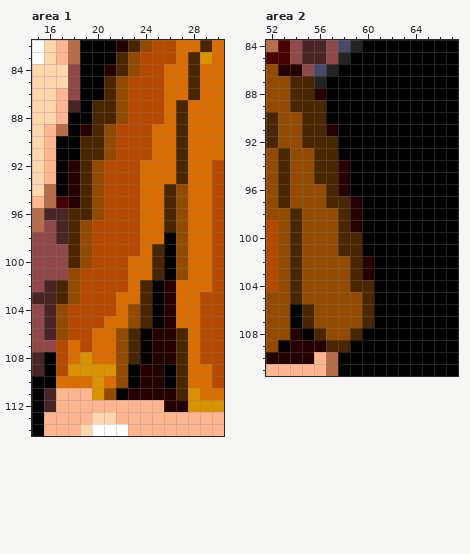
Pixel-art file -- src/testrom/res/_ignore/detective_piet/10_msx.aseprite. Above is the file before it was changed.
69x198 pixels, 1 frame. Colours within 5 levels of each other are drawn and written as one. Shown: area 1: x 15..30, y 82..114; area 2: x 52..67, y 84..111. The commit also changed other parts of the picture, which this record leaves out.
And afterwards:
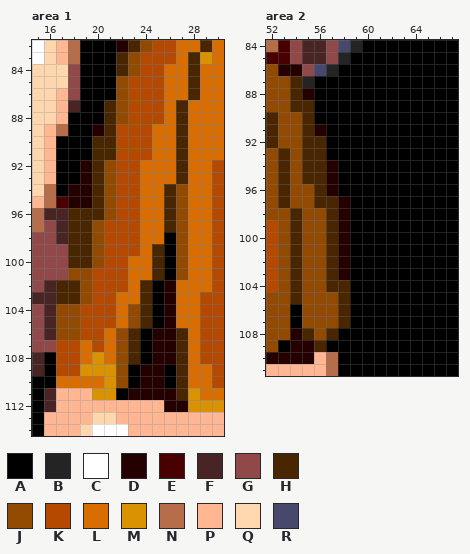
Palette (. is transparent): A #000000  B #242424  C #ffffff  D #250000  E #490000  F #482424  G #914848  H #492500  J #924900  K #b64900  L #da6d00  M #da9200  N #b66d49  P #ffb691  Q #ffd7ae  R #48486d
Difference:
Area 1, layer "Rokje":
y 84: x 21 D -> A
y 85..86: x 21 H -> A
y 87..88: x 20 H -> A
y 89: x 19..21 DHJ -> ADH
y 90..91: x 19 H -> A; x 21 J -> H
y 92..93: x 18..21 DHJK -> ADHJ
y 94..95: x 19..21 HJK -> DHJ
y 96: x 20..21 JK -> HJ
y 97..100: x 19..20 JK -> HJ
y 101: x 19 K -> J
y 102..103: x 18..19 JK -> HJ
y 104: x 18 K -> J
y 105: x 18 K -> J; x 21 L -> K
y 106: x 18 K -> J; x 20 L -> K
y 107: x 18..20 LKL -> KLK
y 108: x 18..20 LML -> KLM
y 109: x 18 M -> K
y 110: x 20..21 ML -> LM
y 111: x 21 J -> M
Area 2, layer "Rokje":
y 87: x 55..56 HB -> BA
y 88: x 55..56 HD -> DA
y 89..90: x 56 H -> A
y 91: x 56..57 HD -> DA
y 92: x 57 H -> A
y 93: x 55 J -> H; x 57 H -> A
y 94..95: x 55 J -> H; x 57..58 HD -> DA
y 96: x 56..58 JHD -> HDA
y 97: x 56 J -> H; x 58..59 HD -> DA
y 98..99: x 57..59 JHD -> HDA
y 100..101: x 57..59 JHH -> HDA
y 102..103: x 57..60 JJHD -> HDAA
y 104: x 57..60 JJHH -> HHAA
y 105: x 58..60 JJH -> HAA
y 106..107: x 55 H -> J; x 58..60 JJH -> HAA
y 108: x 55..59 AHJJH -> HJHAA
y 109: x 56..58 DHH -> HAA
Boxes around the changes in both pictures, in picture pixels (x1, y1, x2, y2):
changed: (68, 64, 116, 400)
changed: (302, 76, 374, 352)
